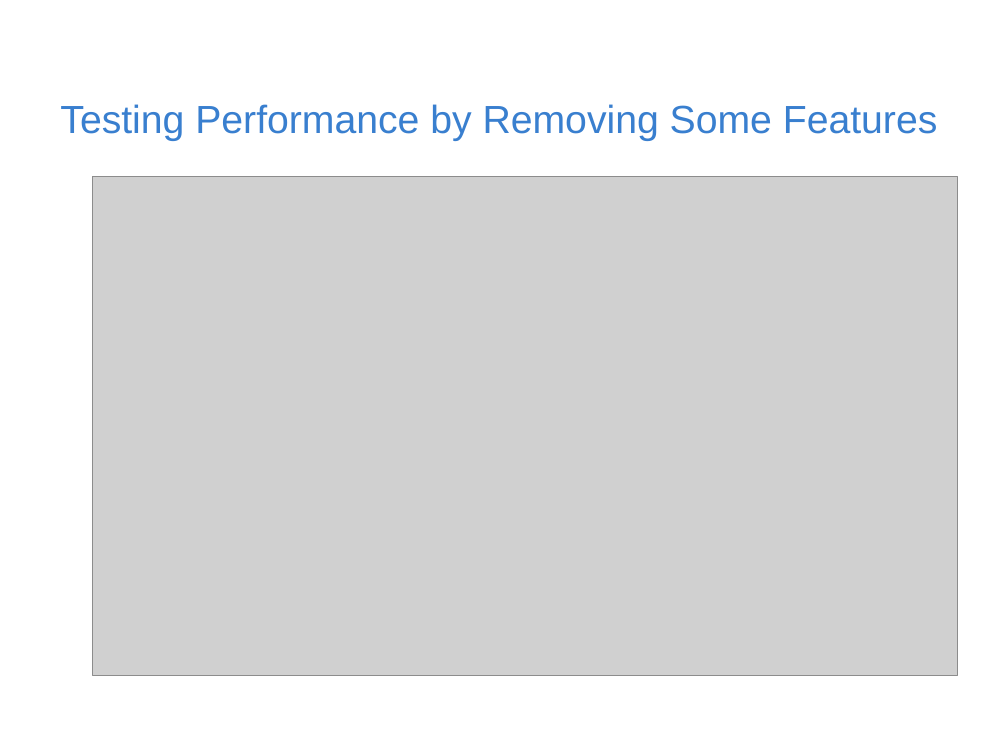
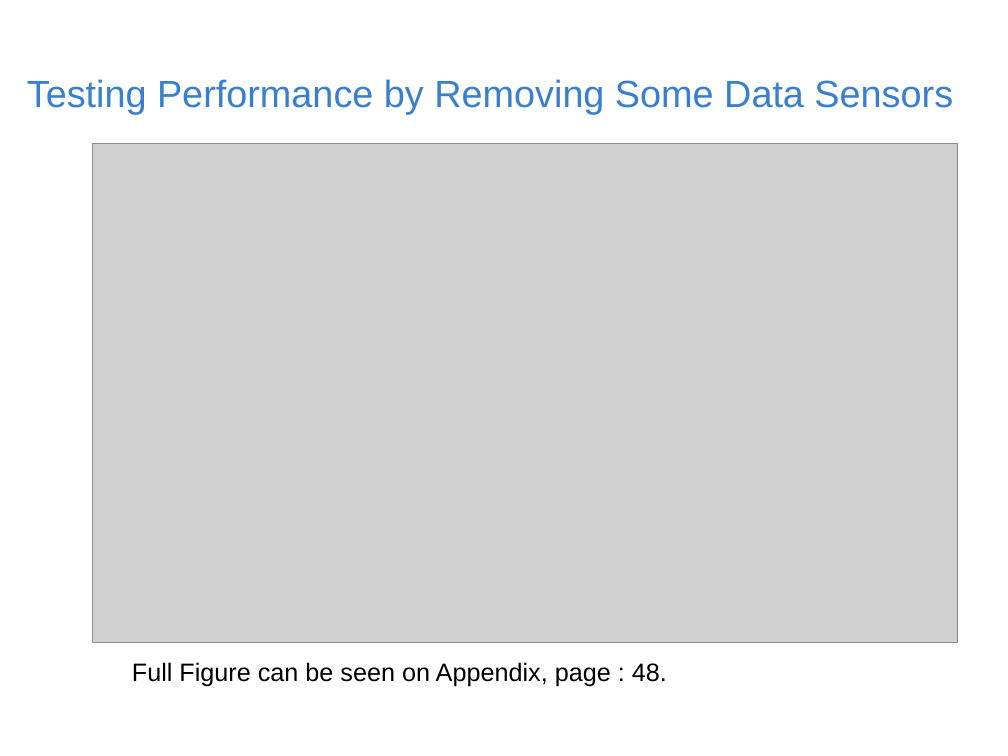
Before and after one commit to rischanlab/MyThesis, a slide deck: slide 22 of Thesis-presentation.pptx (slide 24 before the commit). Drawn at 1008x756 pixels with LibreOffice and Linux fonts; fonts in the diff are those of the drawing; grey boxes stand for pictures; background and template pictures are left out. Boxes give left, top, right and bottom in pixels: in the first picture for what was removed or moved away, otherwise in the second. Text is boxed around its words. In the diff, an @@ line names an element or a change of style, - is before the commit and + after.

```diff
--- a/Thesis-presentation.pptx
+++ b/Thesis-presentation.pptx
@@ title at <box>27,79,953,114</box>: text changed; size 28 to 27 pt @@
-Testing Performance by Removing Some Features
+Testing Performance by Removing Some Data Sensors
@@ picture: place and size @@
-picture at <box>93,176,958,675</box>
+picture at <box>93,143,958,642</box>
@@ text added at <box>132,662,667,686</box>, 18 pt, text #000000 @@
+  Full Figure can be seen on Appendix, page : 48.
```
Also in this commit, not shown: 14 other slides changed, 3 slides added, 3 slides removed, 1 other file.
